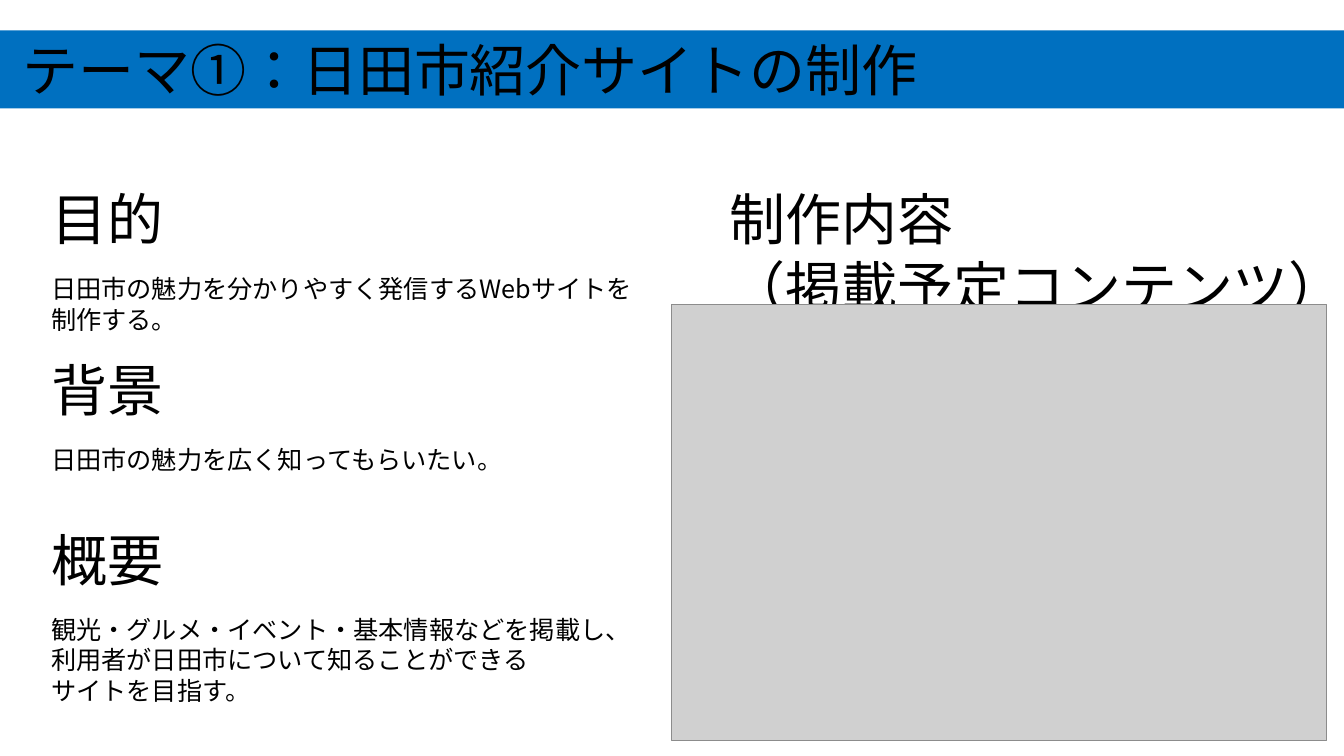
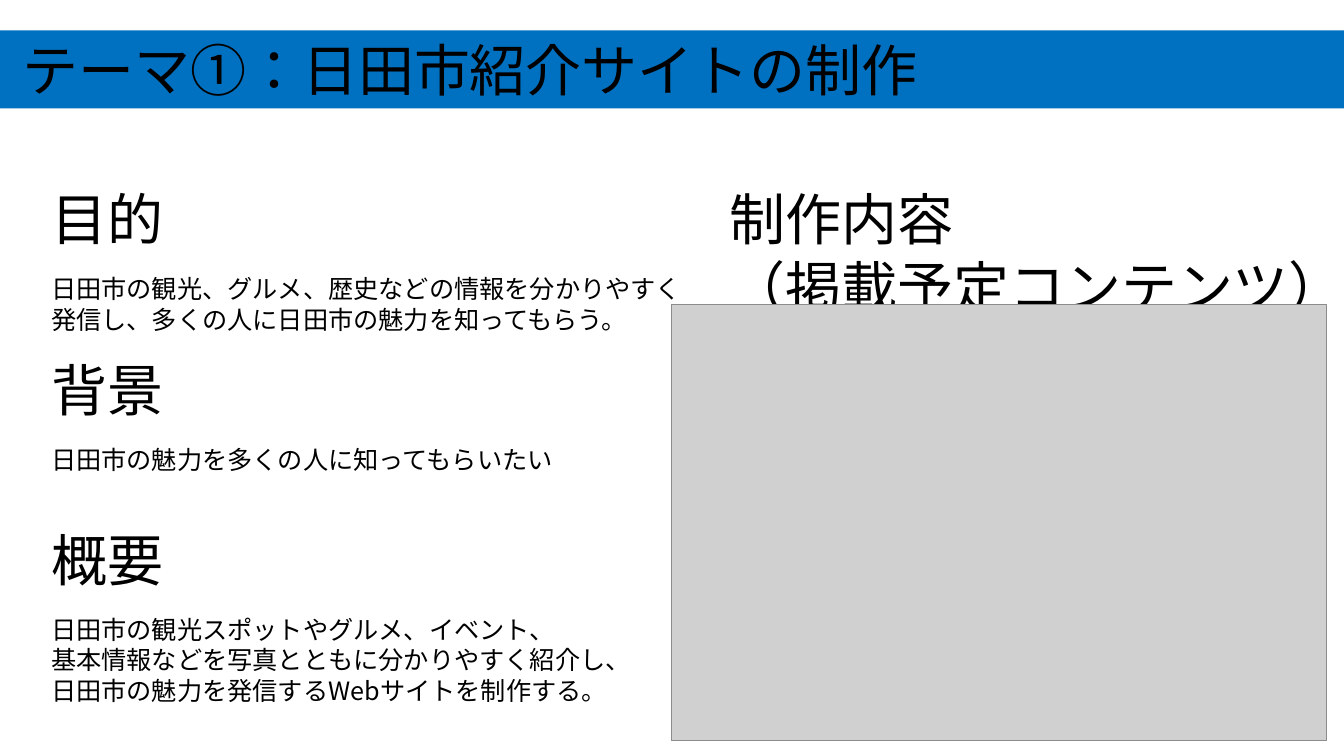
Before and after one commit to ckg25098-lang/zemi, a slide deck: slide 2 of 中間発表.pptx. Drawn at 1344x756 pixels with LibreOffice and Linux fonts; fonts in the diff are those of the drawing; grey boxes stand for pictures. Boxes give left, top, right and bottom in pixels: in the first picture for what was removed or moved away, otherwise in the second. Text is boxed around its words. In the diff, an @@ line names an element or a change of style, - is before the commit and + after.

```diff
--- a/中間発表.pptx
+++ b/中間発表.pptx
@@ text at <box>51,276,681,331</box>: text changed @@
-日田市の魅力を分かりやすく発信するWebサイトを
-制作する。
+日田市の観光、グルメ、歴史などの情報を分かりやすく
+発信し、多くの人に日田市の魅力を知ってもらう。
@@ text at <box>51,447,552,471</box>: text changed @@
-日田市の魅力を広く知ってもらいたい。
+日田市の魅力を多くの人に知ってもらいたい
@@ text at <box>51,617,631,702</box>: text changed @@
-観光・グルメ・イベント・基本情報などを掲載し、
-利用者が日田市について知ることができる
-サイトを目指す。
+日田市の観光スポットやグルメ、イベント、
+基本情報などを写真とともに分かりやすく紹介し、
+日田市の魅力を発信するWebサイトを制作する。
```
Also in this commit, not shown: 2 other slides changed, 3 other files.
